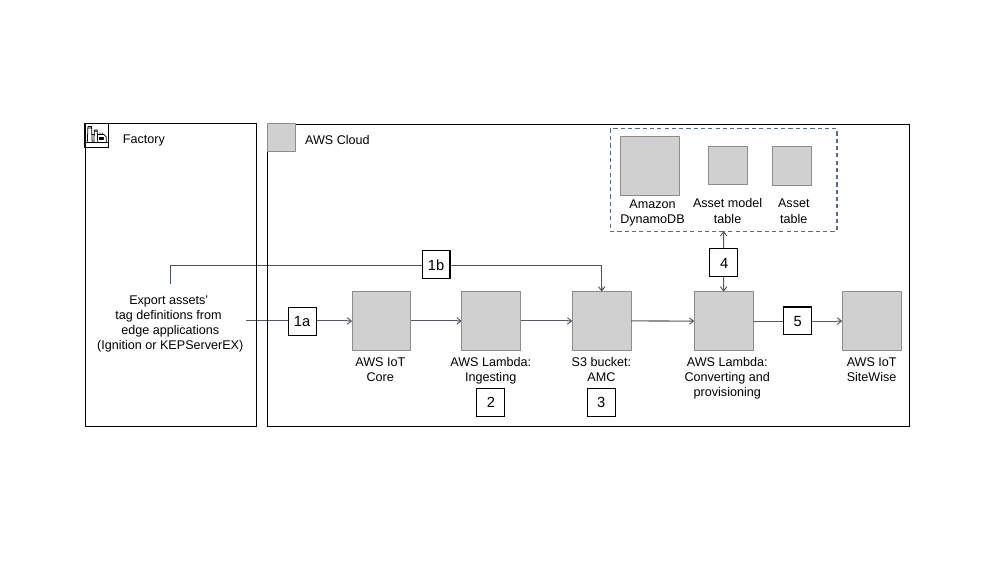
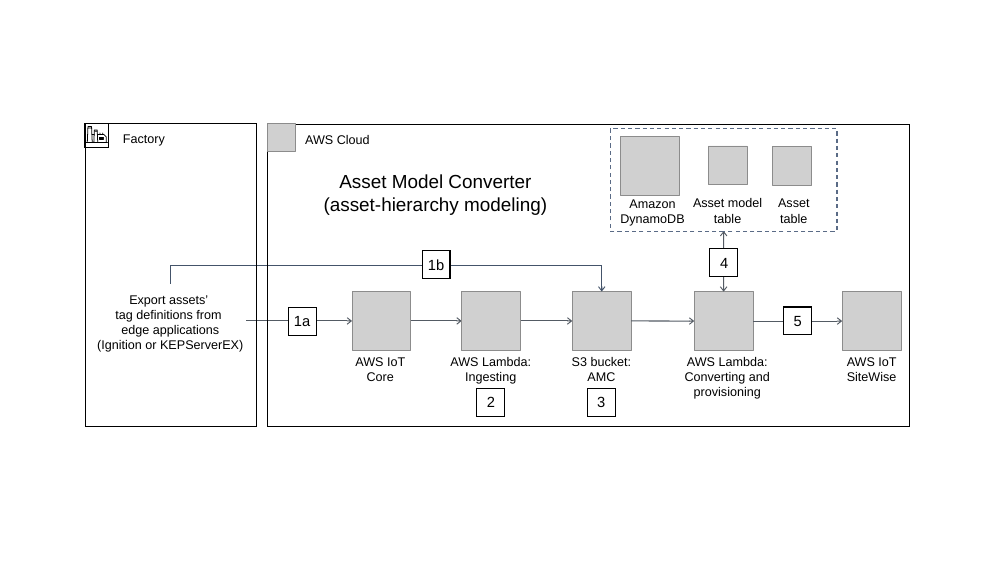
Before and after one commit to aws-quickstart/quickstart-aws-industrial-machine-connectivity, a slide deck: slide 3 of docs/images/IMC QS images.pptx. Drawn at 1008x567 pixels with LibreOffice and Linux fonts; fonts in the diff are those of the drawing; grey boxes stand for pictures. Boxes give left, top, right and bottom in pixels: in the first picture for what was removed or moved away, otherwise in the second. Text is boxed around its words. In the diff, an @@ line names an element or a change of style, - is before the commit and + after.

```diff
--- a/docs/images/IMC QS images.pptx
+++ b/docs/images/IMC QS images.pptx
@@ text added at box(324, 174, 547, 215), 18 pt, text #000000 @@
+Asset Model Converter
+(asset-hierarchy modeling)
```
Also in this commit, not shown: 2 other slides changed, 24 other files.
